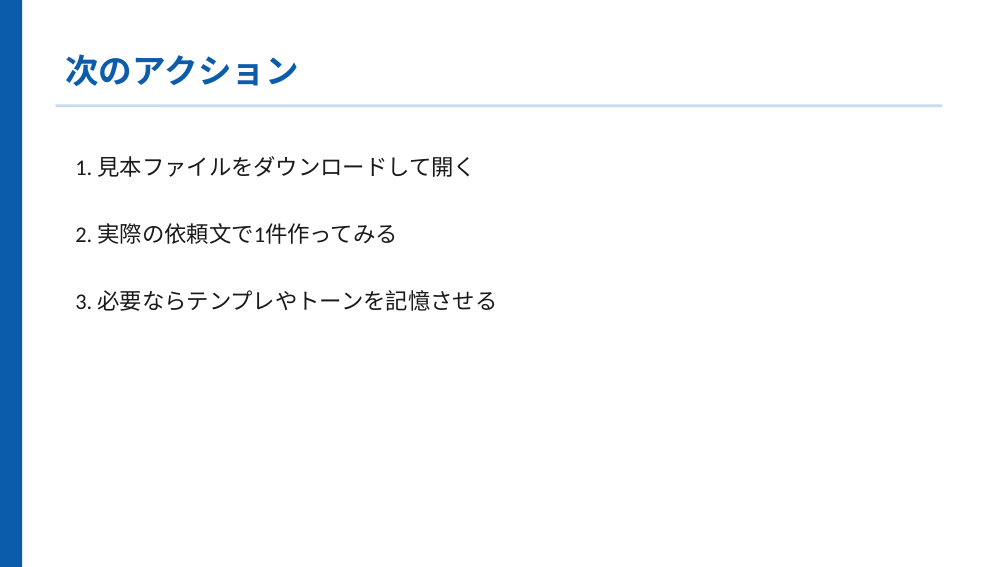
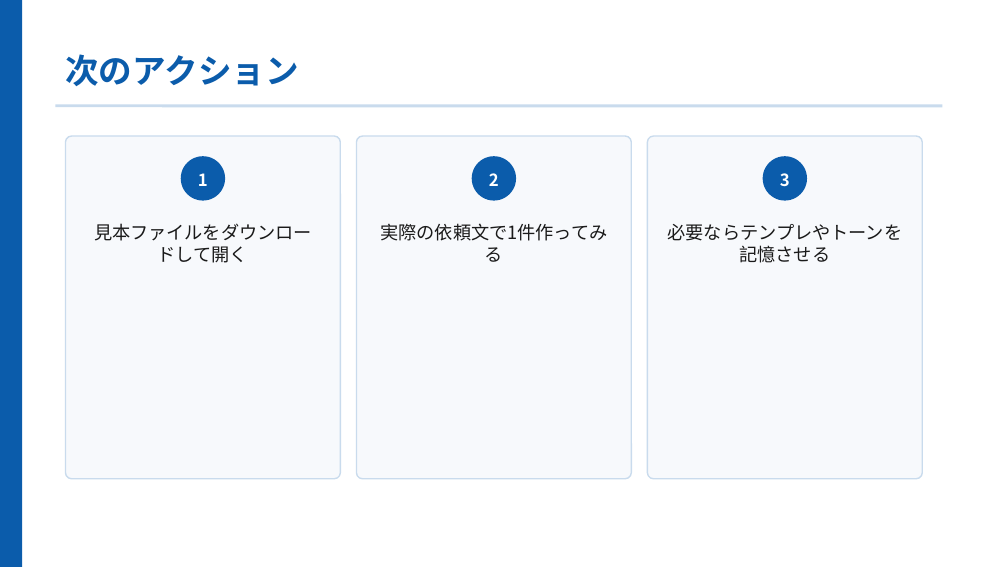
Before and after one commit to shenmixingye08-design/atlas-app, a slide deck: slide 10 of public/samples/sales-deck.pptx (slide 12 before the commit). Drawn at 1008x567 pixels with LibreOffice and Linux fonts; fonts in the diff are those of the drawing. Boxes give left, top, right and bottom in pixels: in the first picture for what was removed or moved away, otherwise in the second. Text is boxed around its words. In the diff, an @@ line names an element or a change of style, - is before the commit and + after.

```diff
--- a/public/samples/sales-deck.pptx
+++ b/public/samples/sales-deck.pptx
@@ rounded rectangle added at <box>66,136,341,479</box>, fill #F7F9FC, outline #C9DBED 1 pt @@
@@ rounded rectangle added at <box>357,136,632,479</box>, fill #F7F9FC, outline #C9DBED 1 pt @@
@@ rounded rectangle added at <box>647,136,922,479</box>, fill #F7F9FC, outline #C9DBED 1 pt @@
@@ ellipse added at <box>180,156,225,201</box>, fill #0B5CAB @@
@@ text added at <box>198,173,208,186</box>, 12 pt, text #FFFFFF, bold @@
+1
@@ ellipse added at <box>472,156,516,201</box>, fill #0B5CAB @@
@@ text added at <box>489,173,499,186</box>, 12 pt, text #FFFFFF, bold @@
+2
@@ ellipse added at <box>763,156,807,201</box>, fill #0B5CAB @@
@@ text added at <box>780,173,790,187</box>, 12 pt, text #FFFFFF, bold @@
+3
@@ text added at <box>94,223,312,263</box>, 13 pt, text #1A1A1A @@
+見本ファイルをダウンロードして開く
@@ text added at <box>380,223,607,241</box>, 13 pt, text #1A1A1A @@
+実際の依頼文で1件作ってみる
@@ text at <box>668,224,903,263</box>: text changed; size 16 to 13 pt; font Calibri to Noto Sans CJK JP @@
-1. 見本ファイルをダウンロードして開く
-2. 実際の依頼文で1件作ってみる
-3. 必要ならテンプレやトーンを記憶させる
+必要ならテンプレやトーンを記憶させる
```
Also in this commit, not shown: 10 other slides changed, 1 slide added, 3 slides removed, 12 other files.
